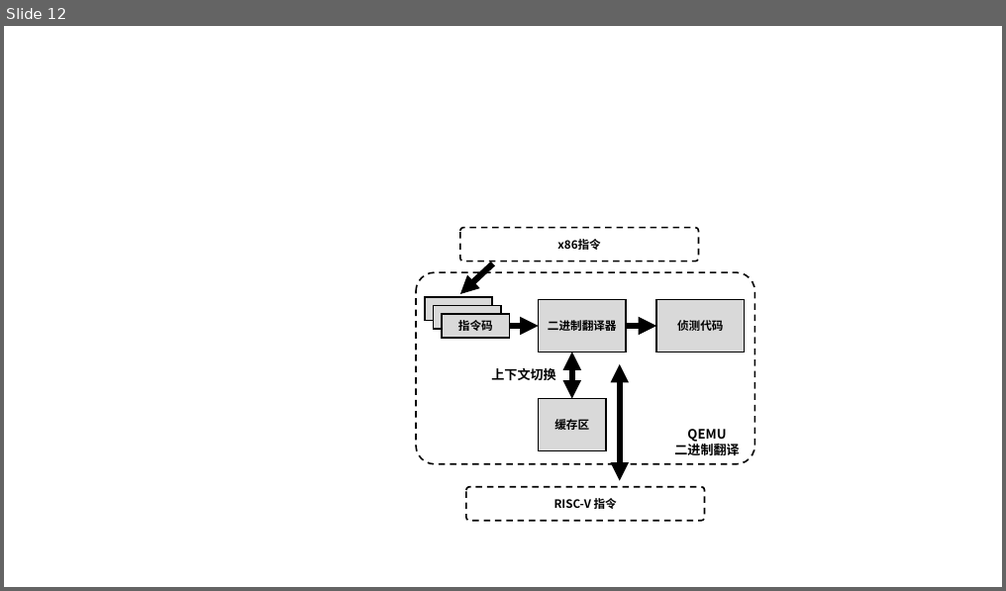
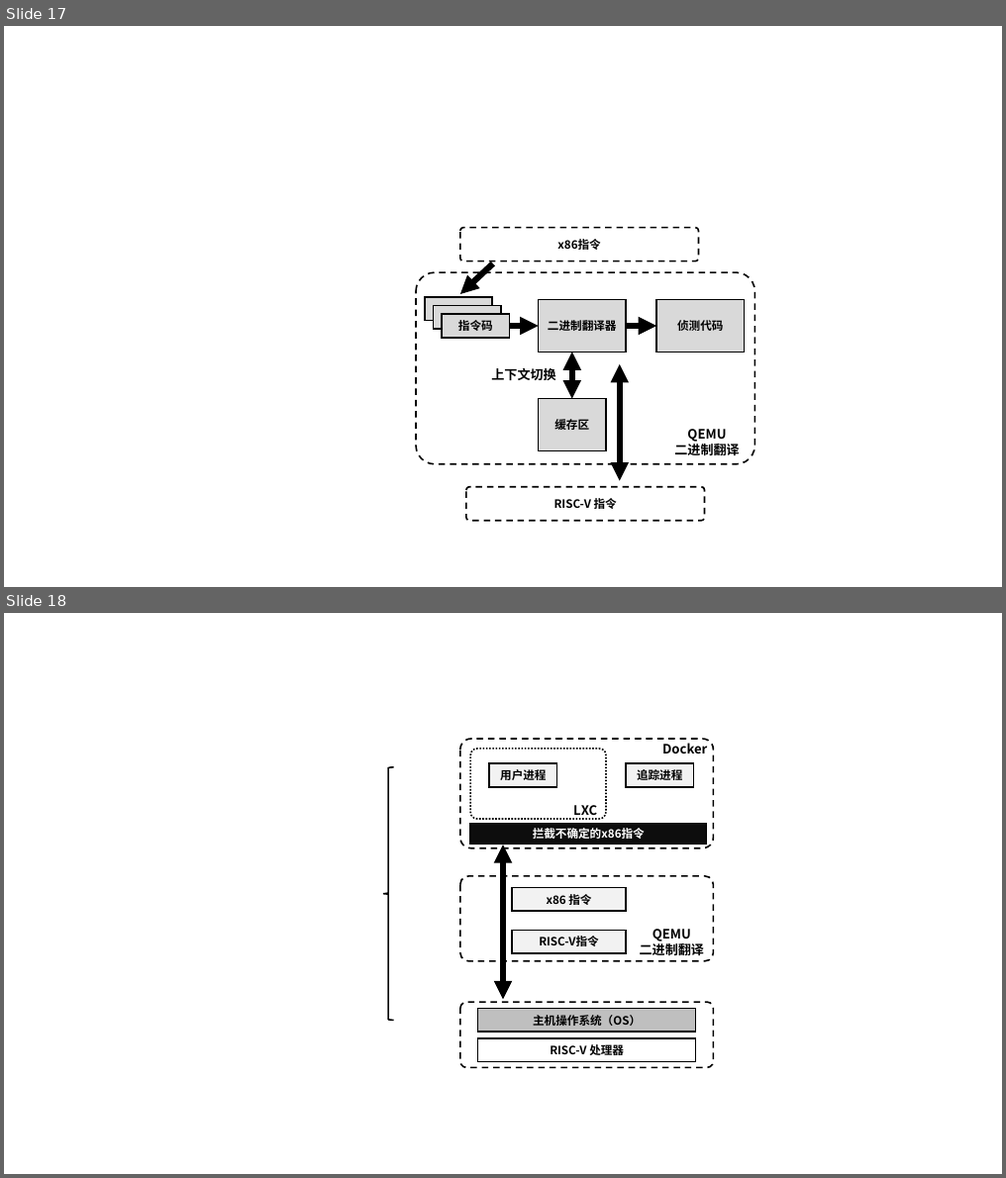
Before and after one commit to Cu1Ao/HelpMe, a slide deck: 插图.pptx. Shown one above the other, each under a label of ours: slide 12 before the commit, slides 17 and 18 after it. The pictures are 1006x591 and 1006x1178 pixels, drawn with LibreOffice and Linux fonts; fonts in the diff are those of the drawing. Boxes give left, top, right and bottom in pixels: in the first picture for what was removed or moved away, otherwise in the second. Text is boxed around its words. In the diff, an @@ line names an element or a change of style, - is before the commit and + after.

```diff
--- a/插图.pptx
+++ b/插图.pptx
@@ slide 18 added at (x1=4, y1=613, x2=1002, y2=1174), background #FFFFFF @@
@@ rounded rectangle added at (x1=460, y1=739, x2=713, y2=849), fill #FFFFFF, outline #000000 2.25 pt dashed @@
@@ rounded rectangle added at (x1=470, y1=749, x2=606, y2=819), fill #FFFFFF, outline #000000 2.25 pt dashed @@
@@ text added at (x1=662, y1=740, x2=707, y2=754), 18 pt, text #000000, bold @@
+Docker
@@ right brace added at (x1=383, y1=767, x2=394, y2=1020), outline #000000 2.25 pt @@
@@ rectangle added at (x1=489, y1=763, x2=556, y2=787), fill #F2F2F2, outline #000000 2.25 pt, 16 pt, text #000000, bold @@
+用户进程
@@ rectangle added at (x1=626, y1=763, x2=693, y2=787), fill #F2F2F2, outline #000000 2.25 pt, 16 pt, text #000000, bold @@
+追踪进程
@@ text added at (x1=573, y1=805, x2=597, y2=819), 18 pt, text #000000, bold @@
+LXC
@@ rectangle added at (x1=470, y1=823, x2=706, y2=844), fill #0D0D0D, outline #000000 2.25 pt, 16 pt, text #FFFFFF, bold @@
+拦截不确定的x86指令
@@ double arrow added from (503, 999) to (503, 845), #000000 8.5 pt @@
@@ rounded rectangle added at (x1=460, y1=876, x2=713, y2=961), fill #FFFFFF, outline #000000 2.25 pt dashed @@
@@ rectangle added at (x1=512, y1=887, x2=626, y2=911), fill #F2F2F2, outline #000000 2.25 pt, 16 pt, text #000000, bold @@
+x86 指令
@@ rectangle added at (x1=512, y1=930, x2=626, y2=954), fill #F2F2F2, outline #000000 2.25 pt, 16 pt, text #000000, bold @@
+RISC-V指令
@@ text added at (x1=640, y1=929, x2=704, y2=956), 18 pt, text #000000, bold @@
+QEMU
+二进制翻译
@@ rounded rectangle added at (x1=460, y1=1002, x2=713, y2=1068), fill #FFFFFF, outline #000000 2.25 pt dashed @@
@@ rectangle added at (x1=478, y1=1008, x2=696, y2=1032), fill #BFBFBF, outline #000000 2.25 pt, 16 pt, text #000000, bold @@
+主机操作系统（OS）
@@ rectangle added at (x1=478, y1=1039, x2=696, y2=1061), outline #000000 2.25 pt, 16 pt, text #000000, bold @@
+RISC-V 处理器
@@ what was slide 12 is now slide 17 @@
```
Also in this commit, not shown: 3 slides changed, 6 other slides added, 38 other files.
